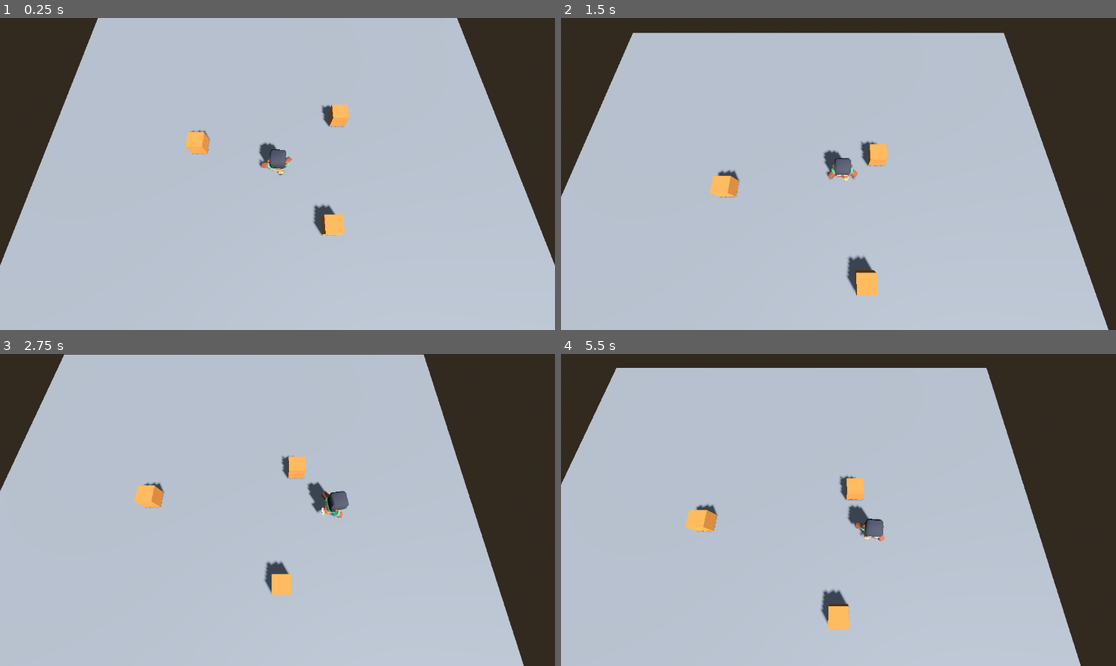
Above: before the commit, frames 1-4 (two rows, left to right).
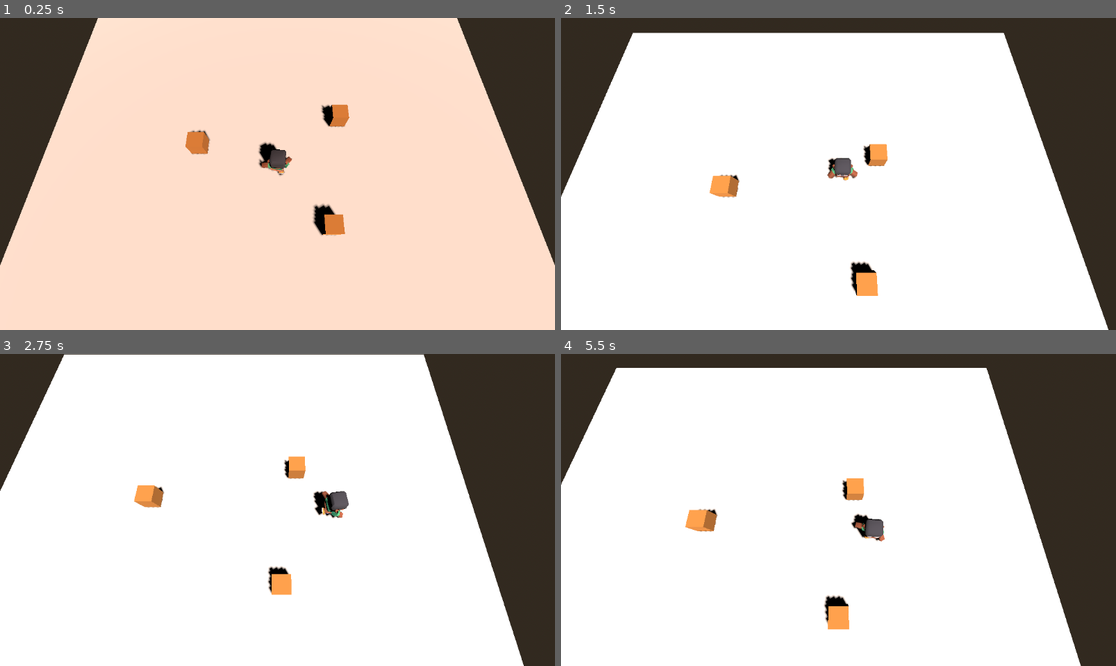
Above: after the commit, the same moments.

Repository: SamuelAlzateEducate/CustomVeloz
Game: Godot game, scene res://zona_a.tscn
Same seed, same stepped clock (60 frames per second), same inputs: the game is played once before the commit and once after it.
Inputs:
- Up to frame 1 (0.25 s): no input
- Up to frame 2 (1.5 s): hold D (move_right) 0.53-1.28 s; hold Shift (correr) 0.53-1.28 s; hold S (move_down) from 1.28 s (still down); tap Shift (correr) at 1.35 s
- Up to frame 3 (2.75 s): release S (move_down) at 2.03 s; hold D (move_right) from 2.03 s (still down); hold Shift (correr) from 2.03 s (still down)
- Up to frame 4 (5.5 s): release D (move_right) at 2.78 s; release Shift (correr) at 2.78 s; hold W (move_up) 2.78-3.53 s; tap Shift (correr) at 2.85, 4.35 s; hold Shift (correr) 3.53-4.28 s; hold A (move_left) 3.53-5.03 s; hold S (move_down) from 5.03 s (still down); hold Shift (correr) from 5.03 s (still down)

The runs differ from the first frame. In frame 1, 86% of the frame differs, in the area x 0-100%, y 0-100%; in frame 2, 82%; in frame 3, 83%; in frame 4, 79%.

Commit message:
Tarea A nivel 3

Diff:
--- /dev/null
+++ b/fotometro.gd
@@ -0,0 +1,43 @@
+extends Node
+
+@export var sistema: SistemaSol
+@export var camara: Camera3D
+@export var superficie: MeshInstance3D
+@export var punto: Vector3 = Vector3(0, 0, 3)
+@export var horas: Array[float] = [8.0, 9.0, 10.0]
+
+var i := 0
+var espera := 0
+
+func _ready() -> void:
+	var env = sistema.entorno.environment
+	env.ambient_light_source = Environment.AMBIENT_SOURCE_COLOR
+	env.ambient_light_color = Color.BLACK
+	env.reflected_light_source = Environment.REFLECTION_SOURCE_DISABLED
+	env.tonemap_mode = Environment.TONE_MAPPER_LINEAR
+
+	var mate = StandardMaterial3D.new()
+	mate.roughness = 1.0
+	mate.metallic_specular = 0.0
+	superficie.material_override = mate
+
+	sistema.ciclo.pausado = true
+	sistema.ciclo.hora = horas[0]
+
+func _process(_delta: float) -> void:
+	espera += 1
+	if espera < 10:
+		return
+	espera = 0
+
+	var px = camara.unproject_position(punto)
+	var imagen = get_viewport().get_texture().get_image()
+	var color = imagen.get_pixel(int(px.x), int(px.y))
+
+	print("hora %.1f medido %.3f predicho %.3f" % [sistema.ciclo.hora, color.srgb_to_linear().r, sistema.prediccion_piso()])
+
+	i += 1
+	if i < horas.size():
+		sistema.ciclo.hora = horas[i]
+	else:
+		set_process(false)
--- a/sistema_sol.gd
+++ b/sistema_sol.gd
@@ -16,7 +16,7 @@
 	if not entorno:
 		entorno = get_node_or_null("../WorldEnvironment")
 
-	# Prueba de la señal en consola (puedes borrar o comentar esta línea después de probar)
+	# Prueba de la señal en consola (puedes borrar o comentar esta línea si ya pasó la prueba)
 	cambio_noche.connect(func(n): print("noche: ", n, " a las ", snappedf(ciclo.hora, 0.1)))
 
 func _process(delta: float) -> void:
@@ -38,3 +38,15 @@
 	if es_noche != era_noche:
 		era_noche = es_noche
 		cambio_noche.emit(es_noche)
+
+# --- NUEVO PARA EL NIVEL 3 (Lambert y Predicción) ---
+static func lambert(normal: Vector3, hacia_luz: Vector3) -> float:
+	var n_norm = normal.normalized()
+	var l_norm = hacia_luz.normalized()
+	return maxf(0.0, n_norm.dot(l_norm))
+
+func prediccion_piso() -> float:
+	var hacia_luz = sol.global_transform.basis.z
+	var n_piso = Vector3(0, 1, 0)
+	var difusa = lambert(n_piso, hacia_luz)
+	return sol.light_energy * sol.light_color.r * difusa
--- a/zona_a.tscn
+++ b/zona_a.tscn
@@ -5,6 +5,7 @@
 [ext_resource type="PackedScene" uid="uid://bkmexfnojlmxi" path="res://personaje/character-male-a.glb" id="3_57wwi"]
 [ext_resource type="Script" uid="uid://cy80y0cs687eh" path="res://sistema_sol.gd" id="4_57wwi"]
 [ext_resource type="Script" uid="uid://c3f1w6y7ay111" path="res://ciclo_dia.gd" id="5_o0wp1"]
+[ext_resource type="Script" uid="uid://cgjsgybs03e66" path="res://fotometro.gd" id="6_o0wp1"]
 
 [sub_resource type="PlaneMesh" id="PisoMalla"]
 size = Vector2(30, 30)
@@ -94,8 +95,10 @@
 [node name="Modelo" parent="Personaje" unique_id=885123629 instance=ExtResource("3_57wwi")]
 transform = Transform3D(-2.6, 0, 0, 0, 2.6, 0, 0, 0, -2.6, 0, 0, 0)
 
-[node name="SistemaSol" type="Node3D" parent="." unique_id=1770138885]
+[node name="SistemaSol" type="Node3D" parent="." unique_id=1770138885 node_paths=PackedStringArray("sol", "entorno")]
 script = ExtResource("4_57wwi")
+sol = NodePath("DirectionalLight3D")
+entorno = NodePath("WorldEnvironment")
 
 [node name="CicloDia" type="Node3D" parent="SistemaSol" unique_id=1843802504]
 script = ExtResource("5_o0wp1")
@@ -106,3 +109,9 @@
 [node name="DirectionalLight3D" type="DirectionalLight3D" parent="SistemaSol" unique_id=729115647]
 transform = Transform3D(0.8660253, -0.35355338, 0.3535538, 0, 0.70710725, 0.7071064, -0.50000024, -0.612372, 0.6123727, 0, 6, 0)
 shadow_enabled = true
+
+[node name="Fotometro" type="Node3D" parent="." unique_id=116303176 node_paths=PackedStringArray("sistema", "camara", "superficie")]
+script = ExtResource("6_o0wp1")
+sistema = NodePath("../SistemaSol")
+camara = NodePath("../Camera3D")
+superficie = NodePath("../Suelo/MeshInstance3D")
Not shown, added: fotometro.gd.uid
